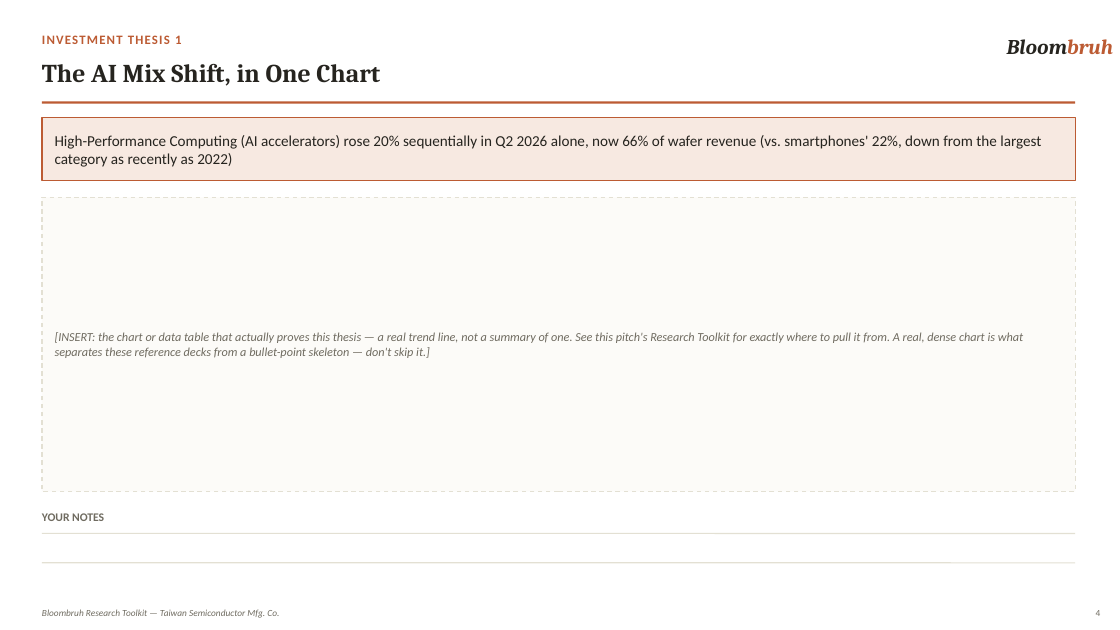
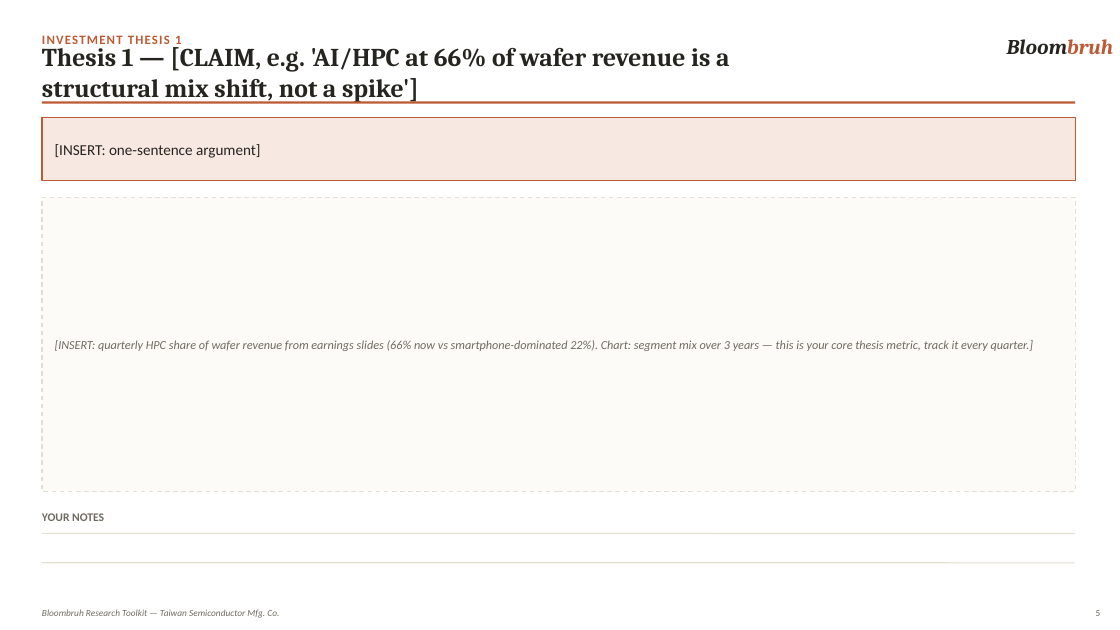
Before and after one commit to hopeful-chicken/Bloombruh, a slide deck: slide 5 of src/data/pitch-templates/tsmc.pptx (slide 4 before the commit). Drawn at 1120x630 pixels with LibreOffice and Linux fonts; fonts in the diff are those of the drawing. Boxes give left, top, right and bottom in pixels: in the first picture for what was removed or moved away, otherwise in the second. Text is boxed around its words. In the diff, an @@ line names an element or a change of style, - is before the commit and + after.

```diff
--- a/src/data/pitch-templates/tsmc.pptx
+++ b/src/data/pitch-templates/tsmc.pptx
@@ text at [42,43,729,103]: text changed @@
-The AI Mix Shift, in One Chart
+Thesis 1 — [CLAIM, e.g. 'AI/HPC at 66% of wafer revenue is a structural mix shift, not a spike']
@@ text at [55,144,261,158]: text changed @@
-High-Performance Computing (AI accelerators) rose 20% sequentially in Q2 2026 alone, now 66% of wafer revenue (vs. smartphones' 22%, down from the largest category as recently as 2022)
+[INSERT: one-sentence argument]
@@ text at [55,340,1034,351]: text changed @@
-[INSERT: the chart or data table that actually proves this thesis — a real trend line, not a summary of one. See this pitch's Research Toolkit for exactly where to pull it from. A real, dense chart is what separates these reference decks from a bullet-point skeleton — don't skip it.]
+[INSERT: quarterly HPC share of wafer revenue from earnings slides (66% now vs smartphone-dominated 22%). Chart: segment mix over 3 years — this is your core thesis metric, track it every quarter.]
```
Also in this commit, not shown: 9 other slides changed, 4 slides added, 18 other files.
